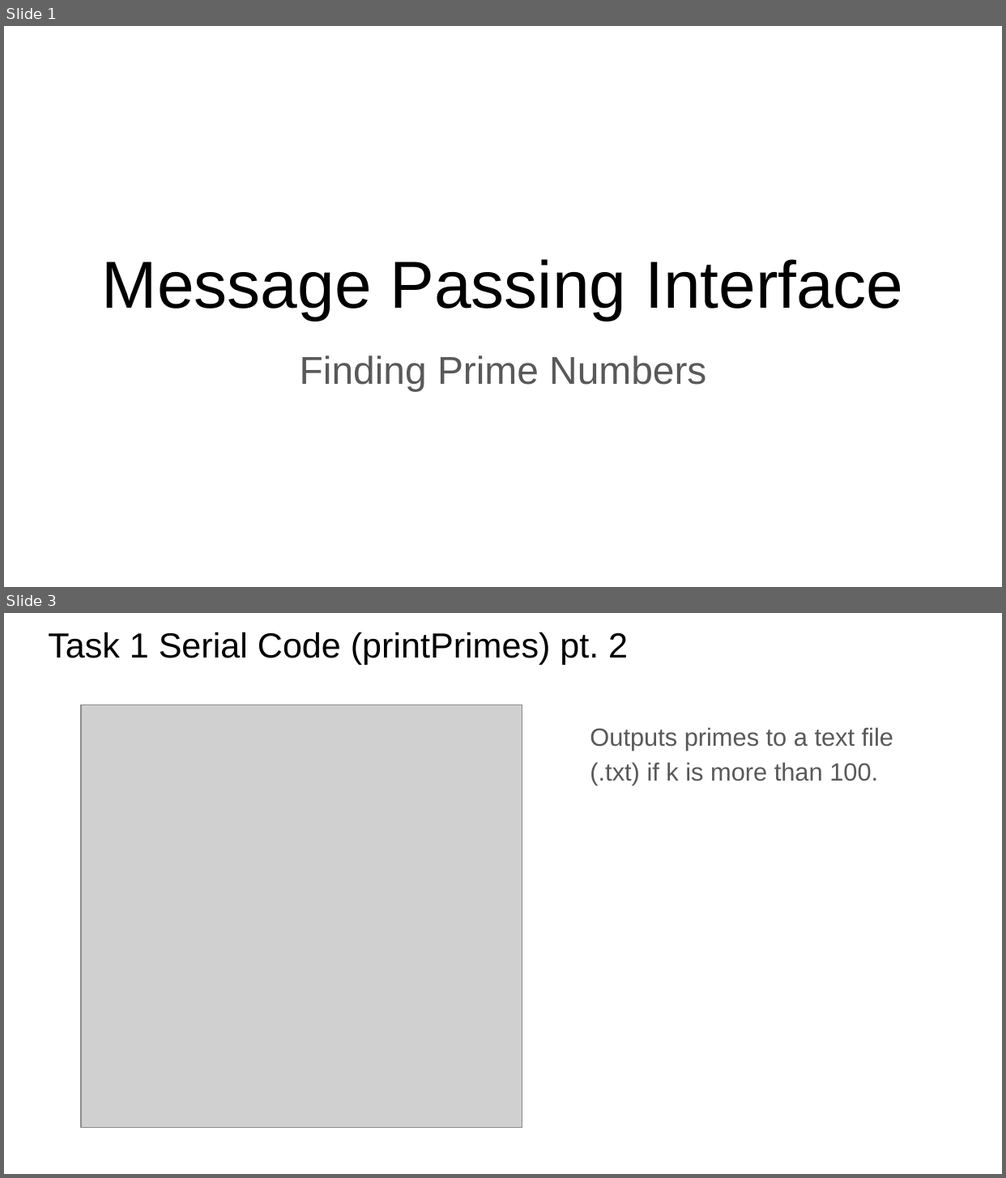
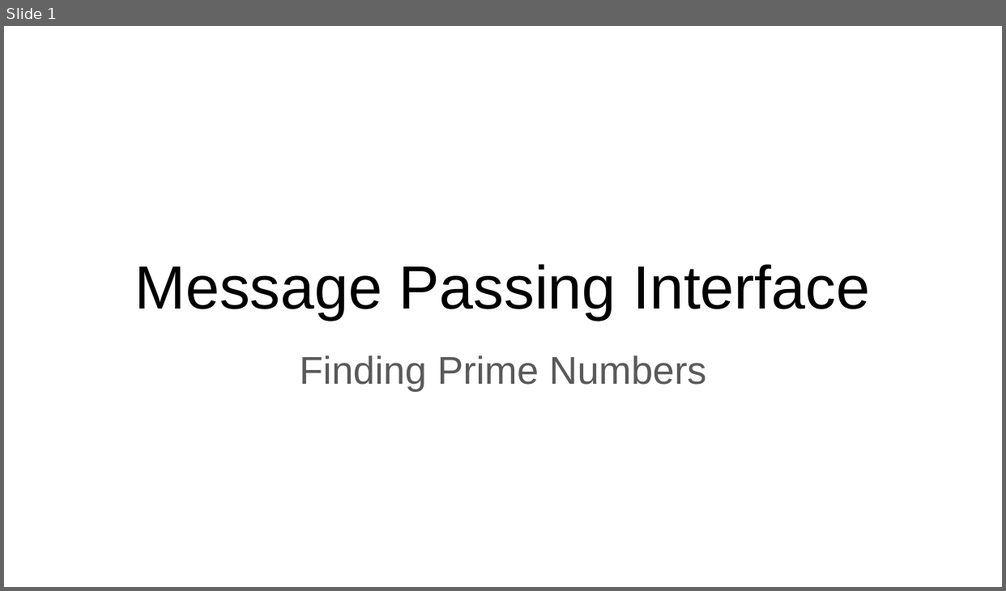
Before and after one commit to loolishen/FIT3143_Lab1, a slide deck: lab_2/FIT3143 Lab 2.pptx. Shown one above the other, each under a label of ours: slides 1 and 3 before the commit, slide 1 after it; the slides between them are not shown. The pictures are 1006x1178 and 1006x591 pixels, drawn with LibreOffice and Linux fonts; fonts in the diff are those of the drawing; grey boxes stand for pictures. Boxes give left, top, right and bottom in pixels: in the first picture for what was removed or moved away, otherwise in the second. Text is boxed around its words. In the diff, an @@ line names an element or a change of style, - is before the commit and + after.

```diff
--- a/lab_2/FIT3143 Lab 2.pptx
+++ b/lab_2/FIT3143 Lab 2.pptx
@@ slide 3 removed at (4, 613, 1002, 1174), background #FFFFFF @@
@@ title removed at (48, 632, 628, 664) @@
-Task 1 Serial Code (printPrimes) pt. 2
@@ picture removed at (81, 705, 522, 1128) @@
@@ text removed at (590, 727, 893, 785) @@
-Outputs primes to a text file (.txt) if k is more than 100.
@@ slide 1 changed as well @@
@@ title "Message Passing Interface" at (135, 264, 870, 320): size 48 to 44 pt @@
```
Also in this commit, not shown: 8 slides added, 18 other slides removed.
